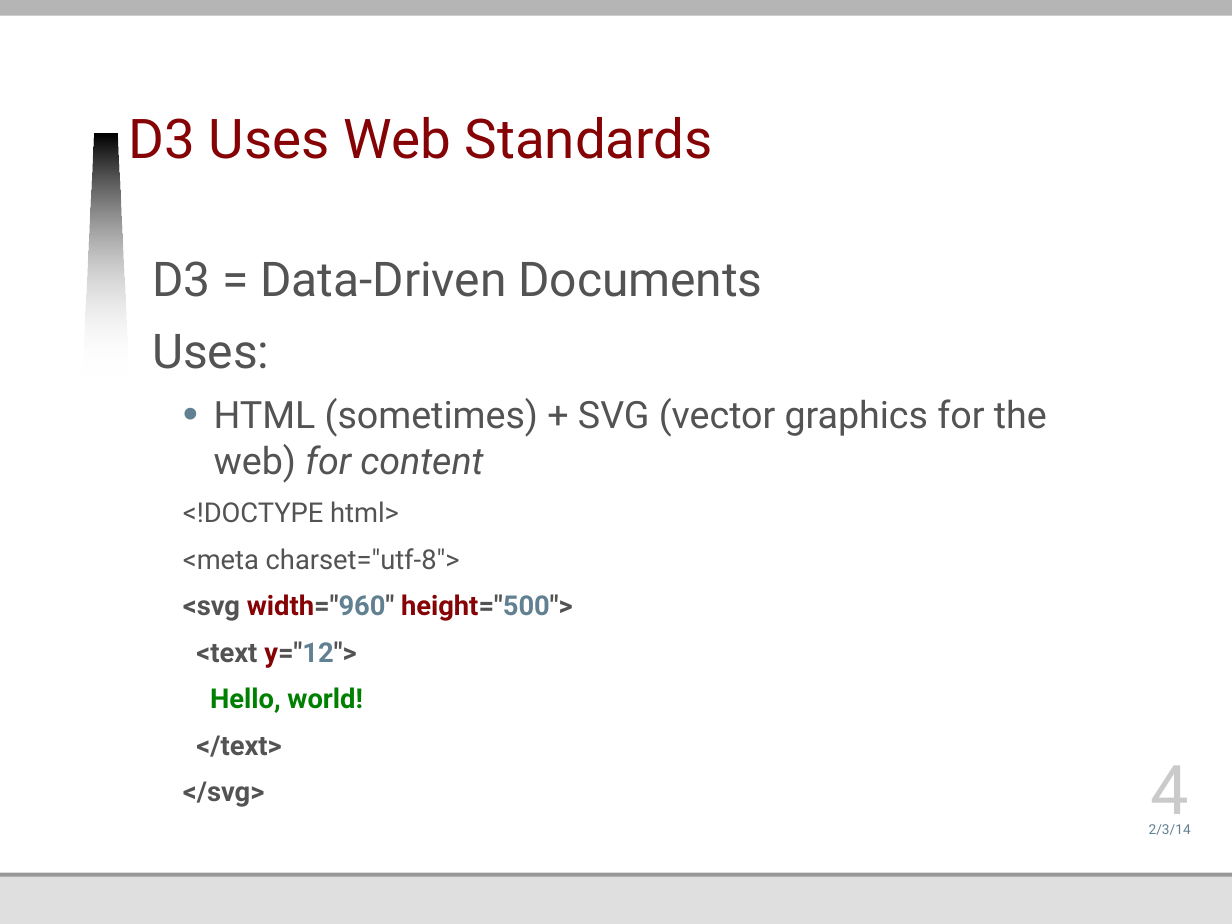
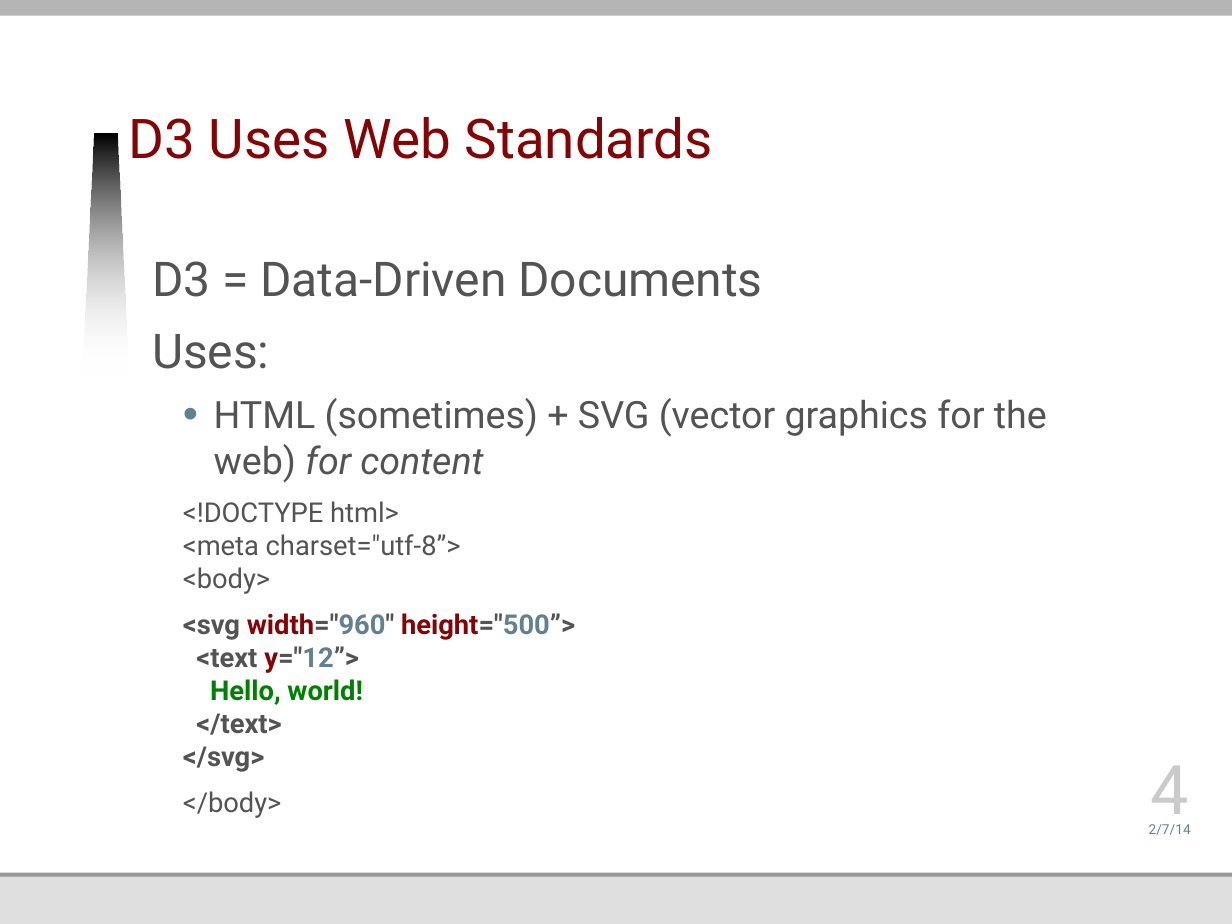
Before and after one commit to jmankoff/data, a slide deck: slide 4 of Lectures/Byte 3.pptx. Drawn at 1232x924 pixels with LibreOffice and Linux fonts; fonts in the diff are those of the drawing; background and template pictures are left out. Boxes give left, top, right and bottom in pixels: in the first picture for what was removed or moved away, otherwise in the second. Text is boxed around its words. In the diff, an @@ line names an element or a change of style, - is before the commit and + after.

```diff
--- a/Lectures/Byte 3.pptx
+++ b/Lectures/Byte 3.pptx
@@ text at bbox=[183, 501, 575, 818]: text changed @@
-  <!DOCTYPE html>
-  <meta charset="utf-8">
-  <svg width="960" height="500">
-  <text y="12">
-  Hello, world!
-  </text>
-  </svg>
+  <!DOCTYPE html>
+  <meta charset="utf-8”>
+  <body>
+  <svg width="960" height="500”>
+  <text y="12”>
+  Hello, world!
+  </text>
+  </svg>
+  </body>
@@ text at bbox=[1149, 824, 1191, 835]: text changed @@
-2/3/14
+2/7/14
```
Also in this commit, not shown: 48 other slides changed, 1 other file.
